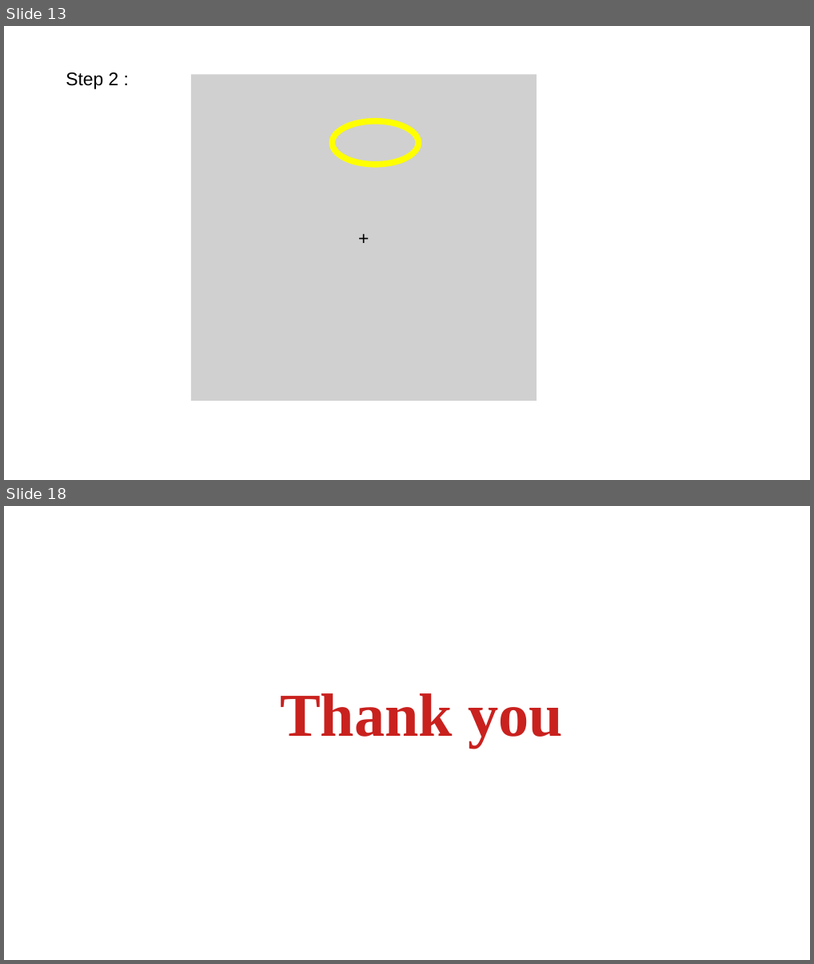
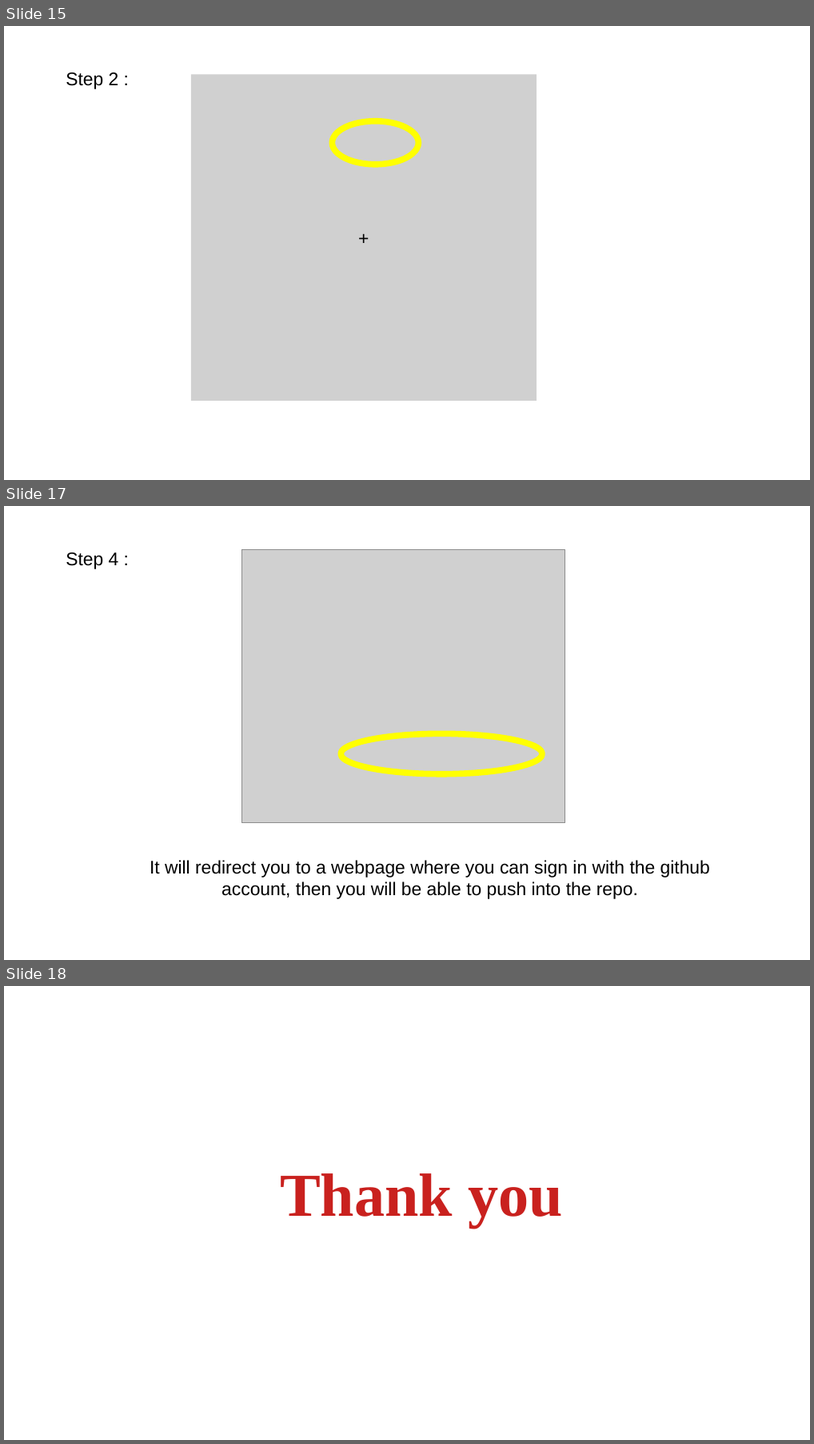
Before and after one commit to anubhavAnora/presentation, a slide deck: Presentation.odp. Shown one above the other, each under a label of ours: slides 13 and 18 before the commit, slides 15, 17 and 18 after it; the slides between them are not shown. The pictures are 814x964 and 814x1444 pixels, drawn with LibreOffice and Linux fonts; fonts in the diff are those of the drawing; grey boxes stand for pictures. Boxes give left, top, right and bottom in pixels: in the first picture for what was removed or moved away, otherwise in the second. Text is boxed around its words. In the diff, an @@ line names an element or a change of style, - is before the commit and + after.

```diff
--- a/Presentation.odp
+++ b/Presentation.odp
@@ slide 17 added at [4,506,810,960], background #FFFFFF @@
@@ text added at [66,552,119,569], 18 pt, text #000000 @@
+Step 4 :
@@ picture added at [242,550,566,823] @@
@@ ellipse added at [342,733,543,774], outline #FFFF00 6.01 pt @@
@@ text added at [150,860,710,899], 18 pt, text #000000 @@
+It will redirect you to a webpage where you can sign in with the github account, then you will be able to push into the repo.
@@ what was slide 13 is now slide 15 @@
```
Also in this commit, not shown: 4 slides changed, 2 other slides added, 3 slides removed.
